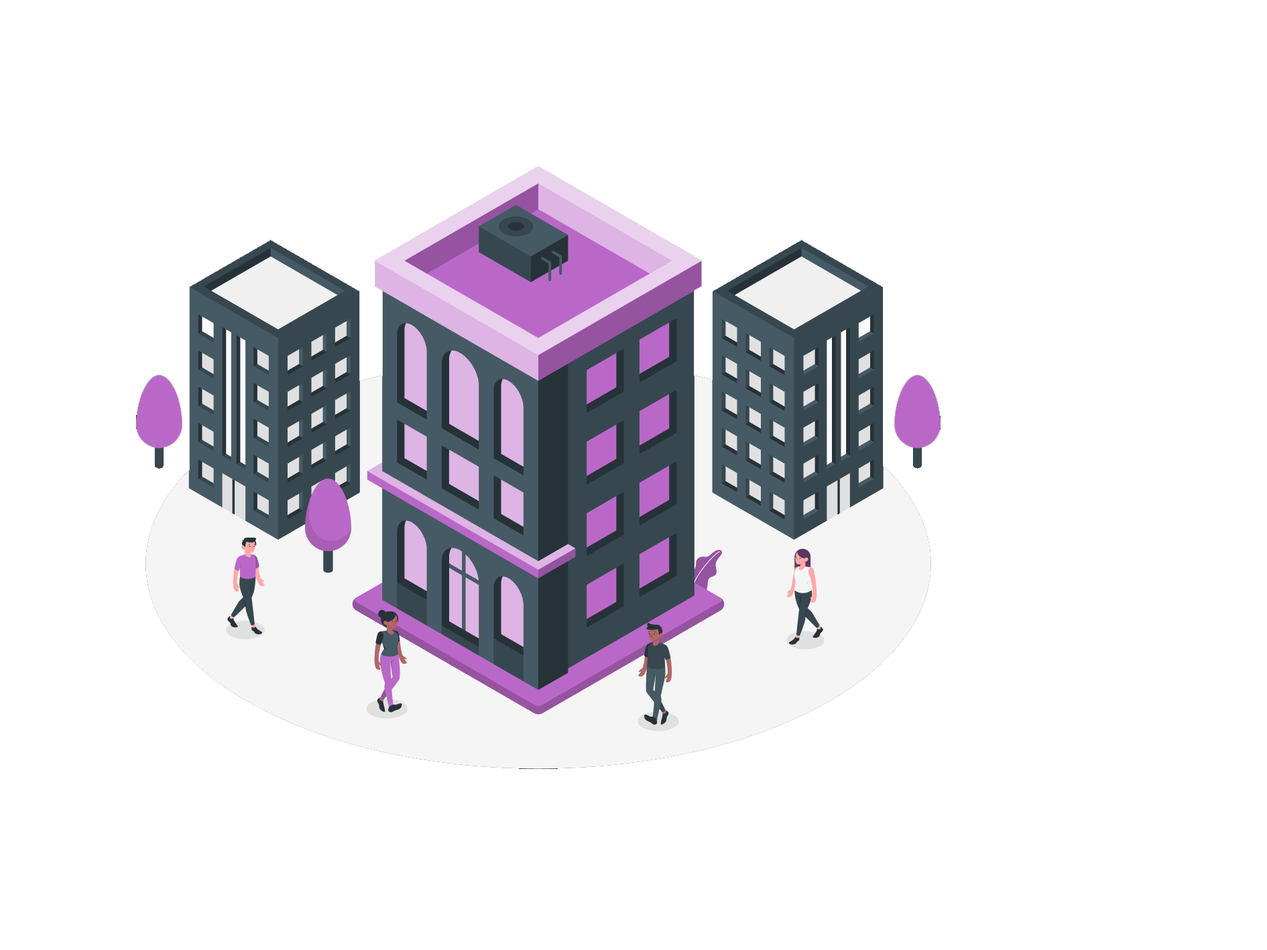
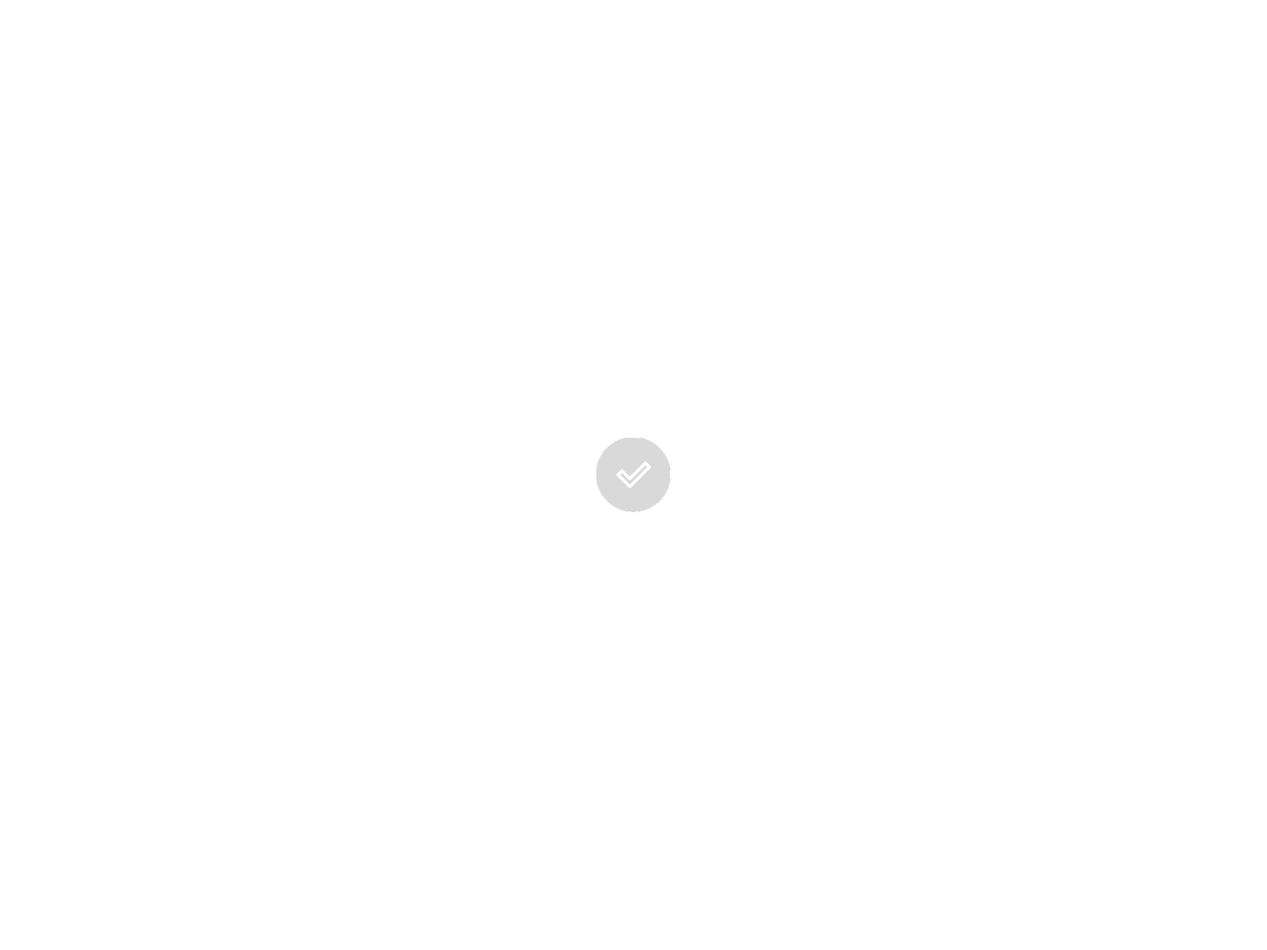
Before/after of a 1267x950 layered artwork. What changed in the layer stack:
added layer "Layer 7" above "Layer 6" over [595, 437, 671, 513]
hid "Layer 6" over [136, 166, 941, 769]
